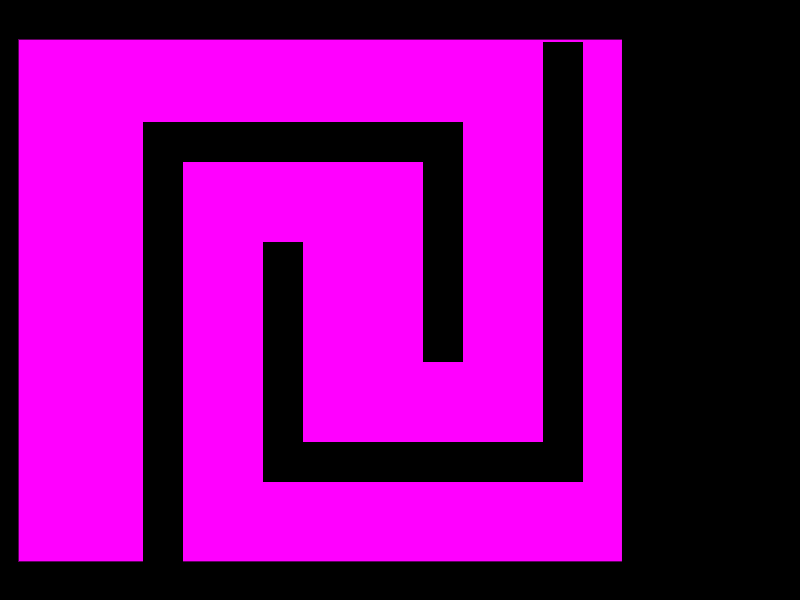
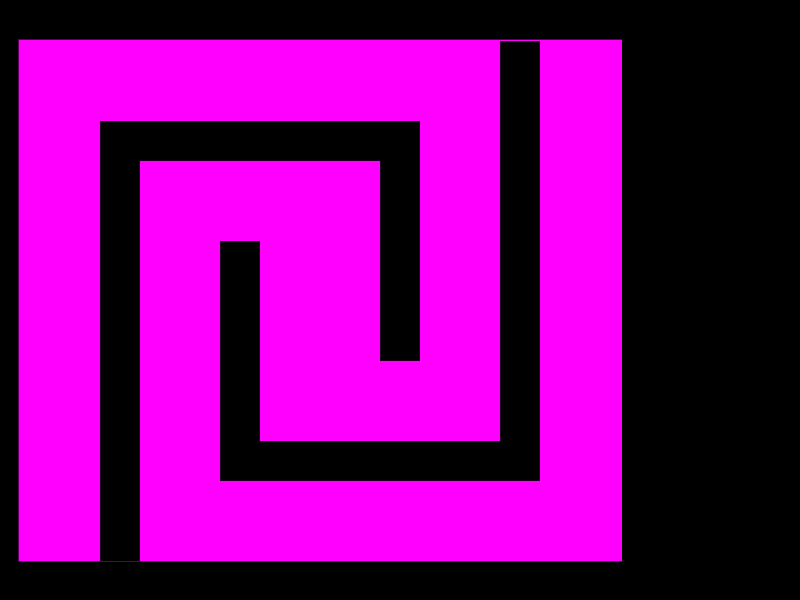
Comparing the layer stacks of the two 800x600 images. Changes:
painted on "레이어 1" over (x1=100, y1=41, x2=583, y2=562)
